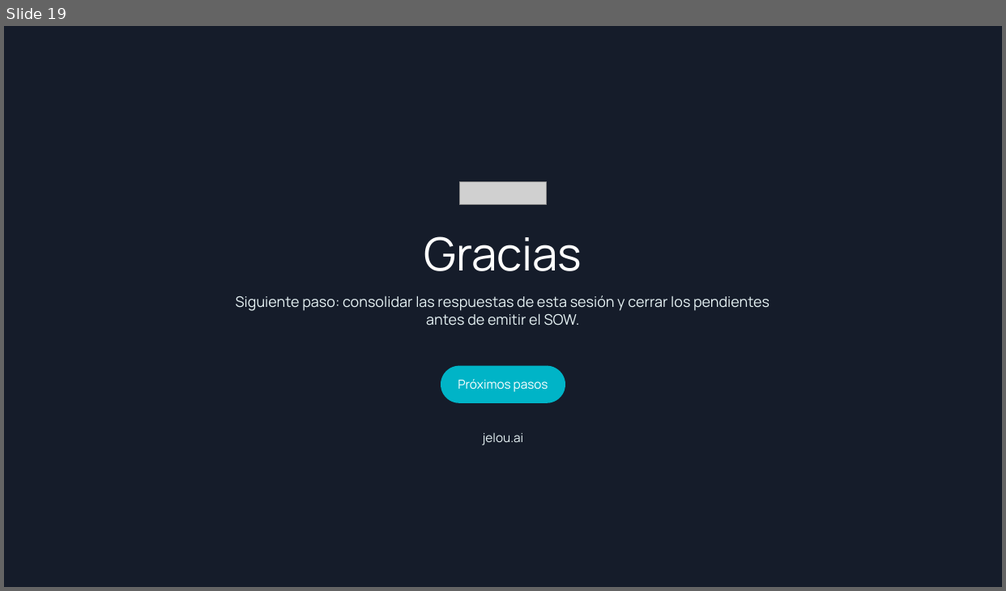
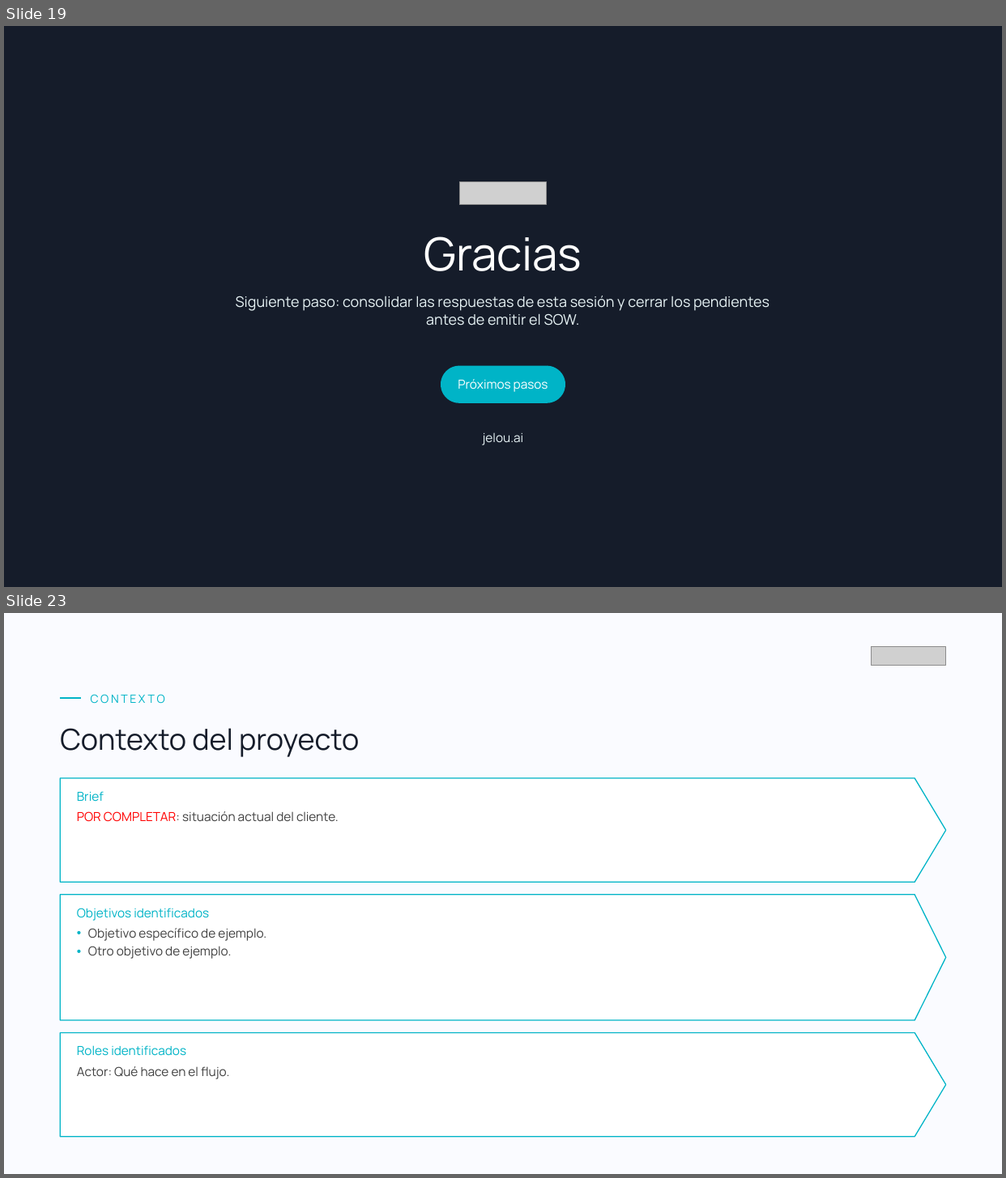
Before and after one commit to danielborja-Jelou/jelou-sow-studio, a slide deck: assets/kickoff-template.pptx. Shown one above the other, each under a label of ours: slide 19 before the commit, slides 19 and 23 after it; the slides between them are not shown. The pictures are 1006x591 and 1006x1178 pixels, drawn with LibreOffice and Linux fonts; fonts in the diff are those of the drawing; grey boxes stand for pictures. Boxes give left, top, right and bottom in pixels: in the first picture for what was removed or moved away, otherwise in the second. Text is boxed around its words. In the diff, an @@ line names an element or a change of style, - is before the commit and + after.

```diff
--- a/assets/kickoff-template.pptx
+++ b/assets/kickoff-template.pptx
@@ slide 23 added at (4, 613, 1002, 1174), background #FAFBFF @@
@@ picture added at (871, 646, 946, 666) @@
@@ line added from (60, 698) to (81, 698), #00B4C7 1.5 pt @@
@@ text added at (91, 694, 165, 704), 11 pt, text #00B4C7 @@
+CONTEXTO
@@ text added at (60, 728, 359, 757), 28 pt, text #151C2A @@
+Contexto del proyecto
@@ freeform shape added at (60, 778, 946, 883), fill #FFFFFF, outline #00B4C7 1 pt @@
@@ text added at (77, 791, 104, 802), 12 pt, text #00B4C7 @@
+Brief
@@ text added at (77, 811, 339, 822), 12 pt, text #404040 @@
+POR COMPLETAR: situación actual del cliente.
@@ freeform shape added at (60, 895, 946, 1020), fill #FFFFFF, outline #00B4C7 1 pt @@
@@ text added at (77, 908, 209, 921), 12 pt, text #00B4C7 @@
+Objetivos identificados
@@ text added at (88, 928, 266, 959), 12 pt, text #404040 @@
+• Objetivo específico de ejemplo.
+• Otro objetivo de ejemplo.
@@ freeform shape added at (60, 1033, 946, 1137), fill #FFFFFF, outline #00B4C7 1 pt @@
@@ text added at (77, 1046, 186, 1056), 12 pt, text #00B4C7 @@
+Roles identificados
@@ text added at (77, 1067, 229, 1080), 12 pt, text #404040 @@
+Actor: Qué hace en el flujo.
```
Also in this commit, not shown: 2 slides changed, 6 other slides added, 8 other files.
